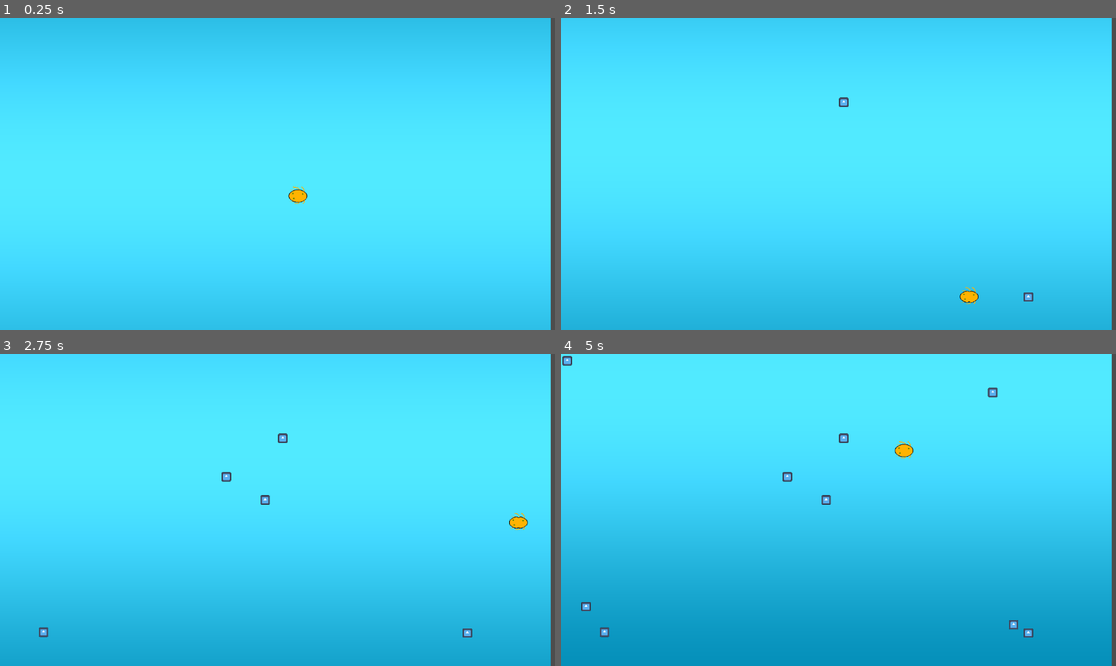
Above: before the commit, frames 1-4 (two rows, left to right).
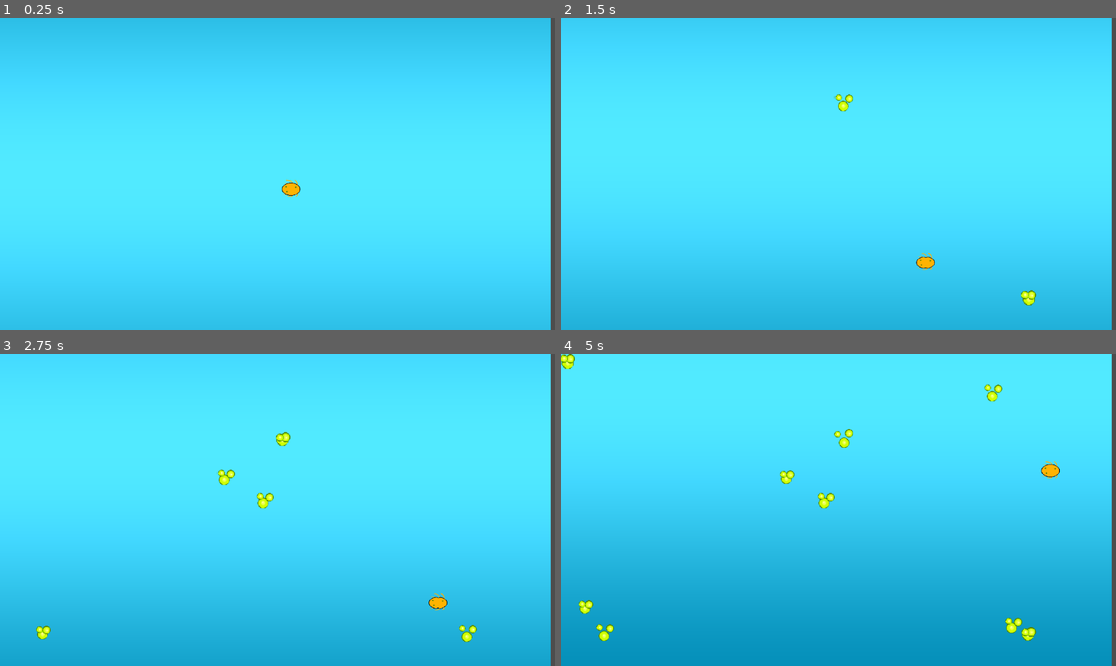
Above: after the commit, the same moments.

Repository: MisterIXI/chili-code-jam-4
Game: Godot game, scene res://entities/game/game_scene.tscn
The game is run twice, just before and just after one commit, with the same random seed, the same clock (stepped at 60 frames per second) and the same inputs. The project has no main scene, so this scene is started directly. The engine's default icon, where the game draws it, is replaced by a stand-in: a white triangle on a blue panel in a dark square.
Inputs:
- Up to frame 1 (0.25 s): no input
- Up to frame 2 (1.5 s): hold D (move_right) 0.53-1.28 s; hold Down (move_backward) from 1.28 s (still down)
- Up to frame 3 (2.75 s): release Down (move_backward) at 2.03 s; hold D (move_right) from 2.03 s (still down)
- Up to frame 4 (5 s): release D (move_right) at 2.78 s; hold W (move_forward) 2.78-3.53 s; hold A (move_left) from 3.53 s (still down)

The runs differ from the first frame. In frame 1, 0.2% of the frame differs, in the area x 50-56%, y 51-60%; in frame 2, 0.5%; in frame 3, 0.8%; in frame 4, 1.3%, in the area x 0-90%, y 0-92%.

Commit message:
animated_Sprite

Diff:
--- a/entities/bacteria/Sprite_Frame_Bacteria_01.tres
+++ b/entities/bacteria/Sprite_Frame_Bacteria_01.tres
@@ -1,6 +1,26 @@
 [gd_resource type="SpriteFrames" format=3 uid="uid://dkrccksyltqt4"]
 
 [ext_resource type="Texture2D" uid="uid://b1w0eddjl4anj" path="res://textures/bacteria/bacteria_01.png" id="1_bboed"]
+
+[sub_resource type="AtlasTexture" id="AtlasTexture_bboed"]
+atlas = ExtResource("1_bboed")
+region = Rect2(384, 0, 64, 64)
+
+[sub_resource type="AtlasTexture" id="AtlasTexture_omjmu"]
+atlas = ExtResource("1_bboed")
+region = Rect2(448, 0, 64, 64)
+
+[sub_resource type="AtlasTexture" id="AtlasTexture_oa4un"]
+atlas = ExtResource("1_bboed")
+region = Rect2(512, 0, 64, 64)
+
+[sub_resource type="AtlasTexture" id="AtlasTexture_oeo08"]
+atlas = ExtResource("1_bboed")
+region = Rect2(576, 0, 64, 64)
+
+[sub_resource type="AtlasTexture" id="AtlasTexture_2ypoi"]
+atlas = ExtResource("1_bboed")
+region = Rect2(640, 0, 64, 64)
 
 [sub_resource type="AtlasTexture" id="AtlasTexture_u2xhs"]
 atlas = ExtResource("1_bboed")
@@ -30,6 +50,26 @@
 animations = [{
 "frames": [{
 "duration": 1.0,
+"texture": SubResource("AtlasTexture_bboed")
+}, {
+"duration": 1.0,
+"texture": SubResource("AtlasTexture_omjmu")
+}, {
+"duration": 1.0,
+"texture": SubResource("AtlasTexture_oa4un")
+}, {
+"duration": 1.0,
+"texture": SubResource("AtlasTexture_oeo08")
+}, {
+"duration": 1.0,
+"texture": SubResource("AtlasTexture_2ypoi")
+}],
+"loop": false,
+"name": &"dying",
+"speed": 10.0
+}, {
+"frames": [{
+"duration": 1.0,
 "texture": SubResource("AtlasTexture_u2xhs")
 }, {
 "duration": 1.0,
--- a/entities/bacteria/spawn_manager.gd
+++ b/entities/bacteria/spawn_manager.gd
@@ -2,25 +2,25 @@
 class_name Spawn_Manager
 
 const BACTERIA_SCENE = preload("res://entities/test/bubble.tscn")
-var stat_spawned_bacterias : int =  0
+var stat_spawned_bacterias : int =  1
 
-var _start_health : int = 100
-var _start_speed  : float = 300
+var start_health : int = 10
+var start_speed  : float = 100
 # Called when the node enters the scene tree for the first time.
 func _ready() -> void:
-	_new_bacteria(global_position)
+	_new_bacteria(start_health * 10,start_speed*2,  global_position)
 
 func get_current_bacterias_count() -> int:
 	return get_child_count()
 
 func spawn(_pos : Vector2) ->void:
 	# Use range(value) to iterate the requested number of times
-	for n in range(1):
-		_new_bacteria(_pos)
+	#for n in range(1):
+	_new_bacteria(start_health,start_speed, _pos)
 
-func _new_bacteria(_pos : Vector2) ->void:
+func _new_bacteria(_start_health : int, _start_speed : float, _pos : Vector2) ->void:
 
-	var _bacteria_scene = BACTERIA_SCENE.instantiate() as RigidBody2D
+	var _bacteria_scene : Bacteria= BACTERIA_SCENE.instantiate() as Bacteria
 	add_child(_bacteria_scene)
 	_bacteria_scene.global_position = _pos
 	_bacteria_scene.setup(_start_health, _start_speed)
--- a/entities/food/food.gd
+++ b/entities/food/food.gd
@@ -1,13 +1,26 @@
 extends Area2D
-
+const TWEEN_DURATION : float = 0.35
 var food_amound : int = 1
-
+var _is_allready_eaten : bool = false
 func _ready() -> void:
 	body_entered.connect(_on_body_entered)
 
 func _on_body_entered(_body: Node2D) ->void:
 	if _body is Bacteria:
 		_body.eat(food_amound)
-		# tween food get eaten
+
+		# Tween food getting eaten: bouncy scale to 0 then free
+		_died()
+
+func _died() ->void:
+	#only one time
+	if !_is_allready_eaten:
+		_is_allready_eaten = true
+
+		var tw = create_tween()
+		# Use an elastic/back transition for a bouncy feel
+		tw.tween_property(self, "scale", Vector2.ONE * 0.5, TWEEN_DURATION)
+		tw.set_trans(Tween.TRANS_ELASTIC)
+		tw.set_ease(Tween.EASE_OUT)
+		tw.tween_callback(Callable(self, "queue_free"))
 		# after tween queue free
-		queue_free()
--- a/entities/food/food.tscn
+++ b/entities/food/food.tscn
@@ -1,7 +1,7 @@
 [gd_scene format=3 uid="uid://dhfnk54e15csh"]
 
-[ext_resource type="Texture2D" uid="uid://04dxp6hclosk" path="res://icon.svg" id="1_bw6vg"]
 [ext_resource type="Script" uid="uid://c0aap1joie500" path="res://entities/food/food.gd" id="1_tn4ro"]
+[ext_resource type="SpriteFrames" uid="uid://dxy2w32qiii0b" path="res://entities/food/food_sprite_frames.tres" id="2_tn4ro"]
 
 [sub_resource type="CircleShape2D" id="CircleShape2D_tn4ro"]
 radius = 30.066593
@@ -14,6 +14,7 @@
 [node name="CollisionShape2D" type="CollisionShape2D" parent="." unique_id=1714297895]
 shape = SubResource("CircleShape2D_tn4ro")
 
-[node name="Sprite2D" type="Sprite2D" parent="." unique_id=675895493]
-scale = Vector2(0.25, 0.25)
-texture = ExtResource("1_bw6vg")
+[node name="AnimatedSprite2D" type="AnimatedSprite2D" parent="." unique_id=1628930130]
+sprite_frames = ExtResource("2_tn4ro")
+autoplay = "default"
+frame_progress = 0.23164769
--- /dev/null
+++ b/entities/food/food_sprite_frames.tres
@@ -0,0 +1,74 @@
+[gd_resource type="SpriteFrames" format=3 uid="uid://dxy2w32qiii0b"]
+
+[ext_resource type="Texture2D" uid="uid://cnj7d4fekigab" path="res://textures/food_01-Sheet.png" id="1_jd34r"]
+
+[sub_resource type="AtlasTexture" id="AtlasTexture_3n4m0"]
+atlas = ExtResource("1_jd34r")
+region = Rect2(0, 0, 64, 64)
+
+[sub_resource type="AtlasTexture" id="AtlasTexture_4ic43"]
+atlas = ExtResource("1_jd34r")
+region = Rect2(64, 0, 64, 64)
+
+[sub_resource type="AtlasTexture" id="AtlasTexture_716oo"]
+atlas = ExtResource("1_jd34r")
+region = Rect2(128, 0, 64, 64)
+
+[sub_resource type="AtlasTexture" id="AtlasTexture_cvpk6"]
+atlas = ExtResource("1_jd34r")
+region = Rect2(192, 0, 64, 64)
+
+[sub_resource type="AtlasTexture" id="AtlasTexture_xhv2n"]
+atlas = ExtResource("1_jd34r")
+region = Rect2(256, 0, 64, 64)
+
+[sub_resource type="AtlasTexture" id="AtlasTexture_5ekfe"]
+atlas = ExtResource("1_jd34r")
+region = Rect2(320, 0, 64, 64)
+
+[sub_resource type="AtlasTexture" id="AtlasTexture_hn8dr"]
+atlas = ExtResource("1_jd34r")
+region = Rect2(192, 0, 64, 64)
+
+[sub_resource type="AtlasTexture" id="AtlasTexture_ej000"]
+atlas = ExtResource("1_jd34r")
+region = Rect2(128, 0, 64, 64)
+
+[sub_resource type="AtlasTexture" id="AtlasTexture_3jsxr"]
+atlas = ExtResource("1_jd34r")
+region = Rect2(64, 0, 64, 64)
+
+[resource]
+animations = [{
+"frames": [{
+"duration": 1.0,
+"texture": SubResource("AtlasTexture_3n4m0")
+}, {
+"duration": 1.0,
+"texture": SubResource("AtlasTexture_4ic43")
+}, {
+"duration": 1.0,
+"texture": SubResource("AtlasTexture_716oo")
+}, {
+"duration": 1.0,
+"texture": SubResource("AtlasTexture_cvpk6")
+}, {
+"duration": 1.0,
+"texture": SubResource("AtlasTexture_xhv2n")
+}, {
+"duration": 1.0,
+"texture": SubResource("AtlasTexture_5ekfe")
+}, {
+"duration": 1.0,
+"texture": SubResource("AtlasTexture_hn8dr")
+}, {
+"duration": 1.0,
+"texture": SubResource("AtlasTexture_ej000")
+}, {
+"duration": 1.0,
+"texture": SubResource("AtlasTexture_3jsxr")
+}],
+"loop": true,
+"name": &"default",
+"speed": 10.0
+}]
--- a/entities/test/bubble.gd
+++ b/entities/test/bubble.gd
@@ -3,6 +3,9 @@
 var life_time : float = 100.0
 var well_fed : int = 0
 
+@onready var anim_sprite :AnimatedSprite2D =$AnimatedSprite2D
+func _ready() -> void:
+	anim_sprite.animation_finished.connect(_on_animation_finished_dying)
 # Called when the node instantiate
 func setup(_life_time : float, _speed : float) -> void:
 	linear_velocity = Vector2(_speed,_speed)
@@ -18,11 +21,9 @@
 		_died()
 
 func _died() ->void:
-	# wait 1 seconds and animation
 
-	#chance to drop food if die after ugprade is enabled
-	print("bacteria died")
-	queue_free()
+	anim_sprite.play("dying")
+	linear_damp = 0.9
 
 func eat(_amount : int) ->void:
 	well_fed += _amount
@@ -33,3 +34,9 @@
 
 	get_parent().spawn(global_position)
 	well_fed = 0
+
+func _on_animation_finished_dying() ->void:
+	if anim_sprite.animation == "dying":
+		print("bacteria died")
+		#chance to drop food if die after ugprade is enabled
+		queue_free()
Binary file changed: textures/asesprites/bacteria_01.aseprite
Binary file added: textures/asesprites/food_01.aseprite
Binary file changed: textures/bacteria/bacteria_01.png
Binary file added: textures/food_01-Sheet.png
Not shown, added: textures/food_01-Sheet.png.import
Binary file added: textures/ui/panel.aseprite
Binary file added: textures/ui/panel.png
Not shown, added: textures/ui/panel.png.import
Binary file added: textures/ui/upgrade_food.png
Not shown, added: textures/ui/upgrade_food.png.import
Binary file added: textures/ui/upgrade_health.png
Not shown, added: textures/ui/upgrade_health.png.import
(and 4 more such lines)
